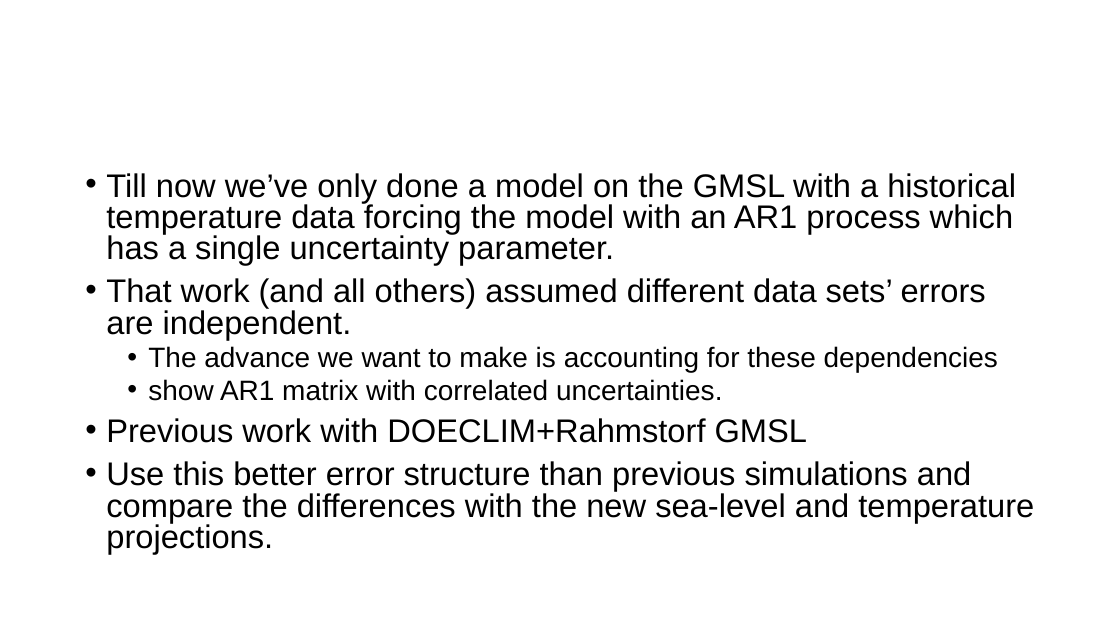
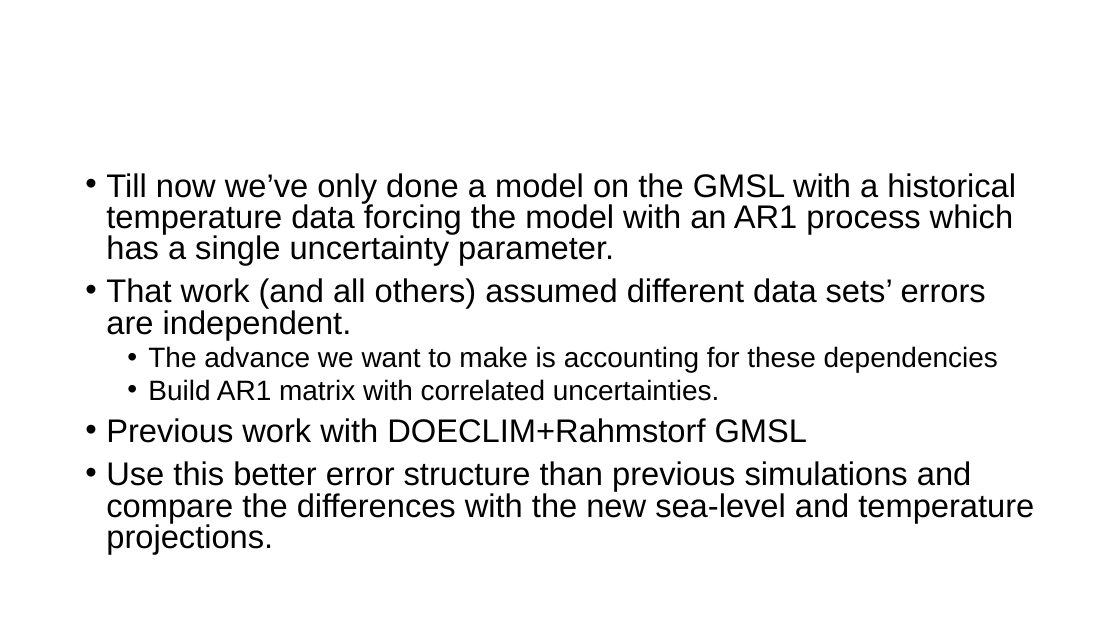
Before and after one commit to niharnandan/thesis, a slide deck: slide 13 of Mid Semester Presentation.pptx. Drawn at 1120x630 pixels with LibreOffice and Linux fonts; fonts in the diff are those of the drawing; background and template pictures are left out. Boxes give left, top, right and bottom in pixels: in the first picture for what was removed or moved away, otherwise in the second. Text is boxed around its words. In the diff, an @@ line names an element or a change of style, - is before the commit and + after.

```diff
--- a/Mid Semester Presentation.pptx
+++ b/Mid Semester Presentation.pptx
@@ text at [148, 379, 719, 401]: text changed @@
-  • show AR1 matrix with correlated uncertainties.
+  • Build AR1 matrix with correlated uncertainties.
```
Also in this commit, not shown: 4 other slides changed.
